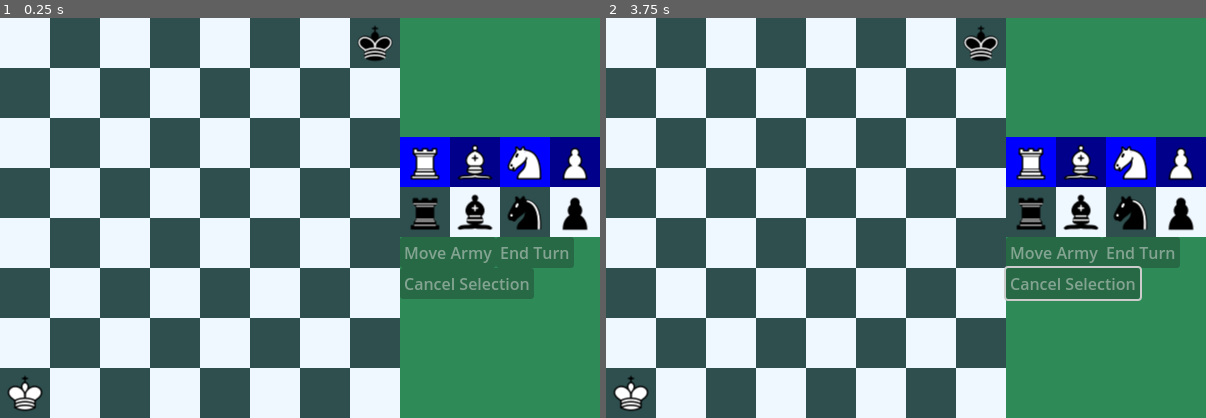
Above: before the commit, frames 1-2 (left to right).
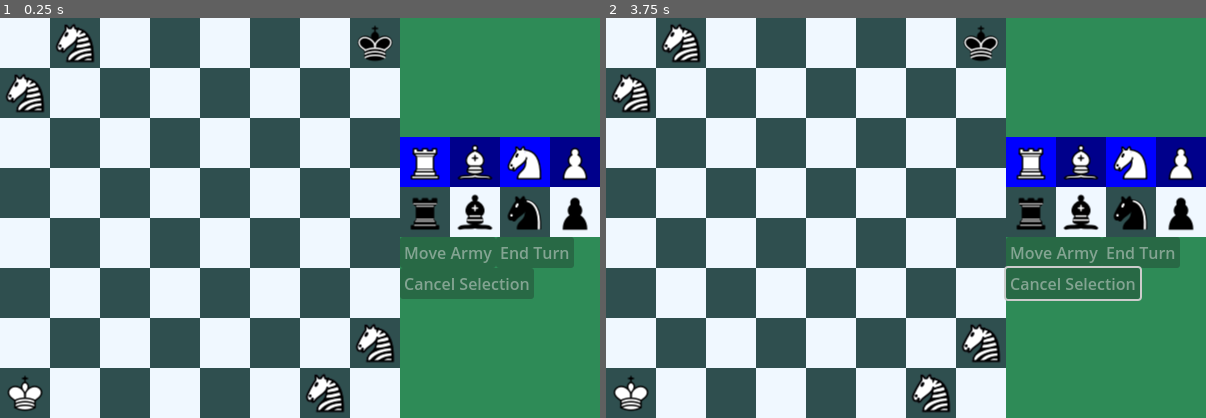
Above: after the commit, the same moments.

Repository: holerton/not-chess
Game: Godot game, scene res://scenes/natural_mode.tscn
Same seed, same stepped clock (60 frames per second), same inputs: the game is played once before the commit and once after it. This scene is started directly instead of the project's main scene.
Inputs (mouse positions are in pixels of both pictures, inside the frame that each line leads up to):
- Up to frame 1 (0.25 s): no input
- Up to frame 2 (3.75 s): tap Enter at 0.5, 2, 3.5 s; move the mouse to (1038, 198) at 0.52 s; click (1038, 198) at 0.67 s; tap Space at 1.25, 2.75 s; move the mouse to (786, 238) at 1.27 s; click (786, 238) at 1.42 s; move the mouse to (966, 130) at 2.02 s; click (966, 130) at 2.17 s; move the mouse to (876, 298) at 2.77 s; click (876, 298) at 2.92 s; move the mouse to (1086, 278) at 3.52 s; click (1086, 278) at 3.67 s

The runs differ from the first frame. In frame 1, 1.7% of the frame differs, in the area x 1-66%, y 1-99%; in frame 2, 1.7%.

Commit message:
Added 4 Zebras in Natural mode

Diff:
--- a/scripts/game modes/NaturalMode.gd
+++ b/scripts/game modes/NaturalMode.gd
@@ -1 +1,19 @@
 extends GameMode
+
+var auto_pieces = []
+
+func _ready():
+	super()
+	var positions = ["1-2", "2-1",
+	str(Global.board_width) + "-" + str(Global.board_height - 1),
+	str(Global.board_width - 1) + "-"  + str(Global.board_height)
+	]
+	for pos in positions:
+		auto_pieces.append(Zebra.new("neutral", pos))
+		$ChessboardRect/Chessboard.set_piece(auto_pieces[-1])
+
+func end_turn():
+	for piece in auto_pieces:
+		var pos = piece.auto_move()
+		$ChessboardRect/Chessboard.traverse(piece, pos)
+	super()
